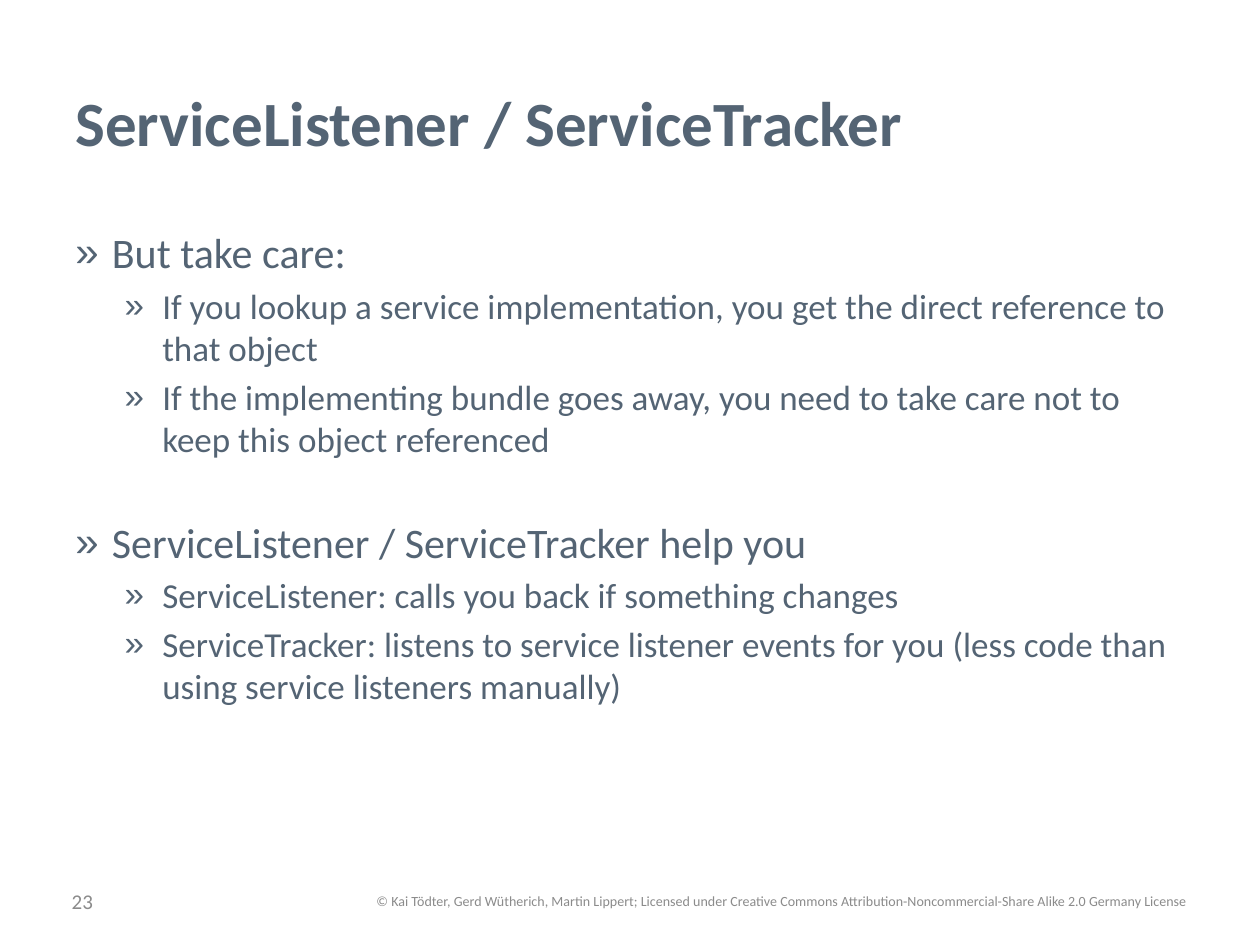
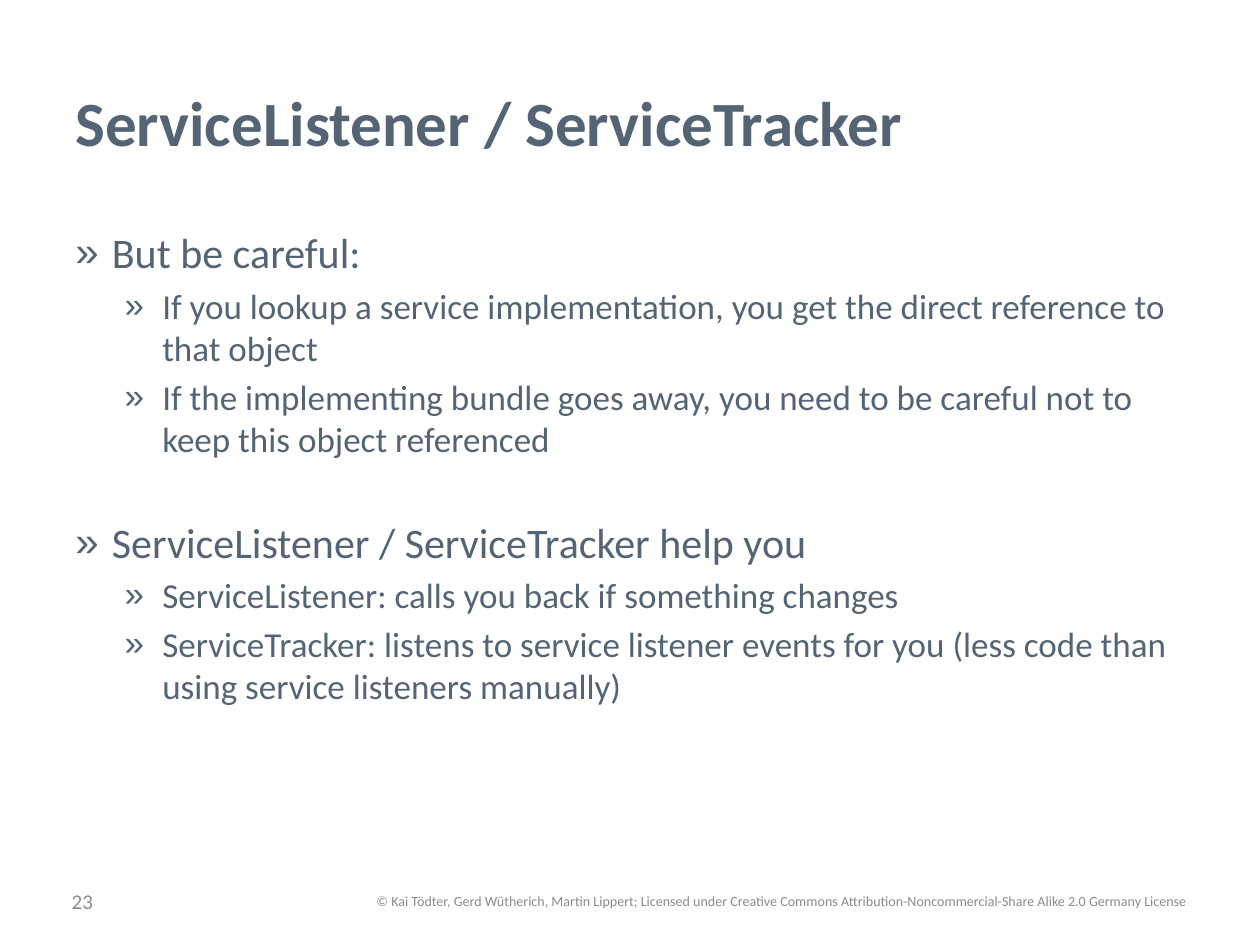
Before and after one commit to osgi-forks/osgi-person-manager, a slide deck: slide 23 of presentations/Patterns and Best Practices for dynamic OSGi Applications.pptx. Drawn at 1260x945 pixels with LibreOffice and Linux fonts; fonts in the diff are those of the drawing; background and template pictures are left out. Boxes give left, top, right and bottom in pixels: in the first picture for what was removed or moved away, otherwise in the second. Text is boxed around its words. In the diff, an @@ line names an element or a change of style, - is before the commit and + after.

```diff
--- a/presentations/Patterns and Best Practices for dynamic OSGi Applications.pptx
+++ b/presentations/Patterns and Best Practices for dynamic OSGi Applications.pptx
@@ text at (112,239,361,269): text changed @@
-» But take care:
+» But be careful:
@@ text at (162,385,1132,458): text changed @@
-  » If the implementing bundle goes away, you need to take care not to keep this object referenced
+  » If the implementing bundle goes away, you need to be careful not to keep this object referenced
```
Also in this commit, not shown: 11 other slides changed.
